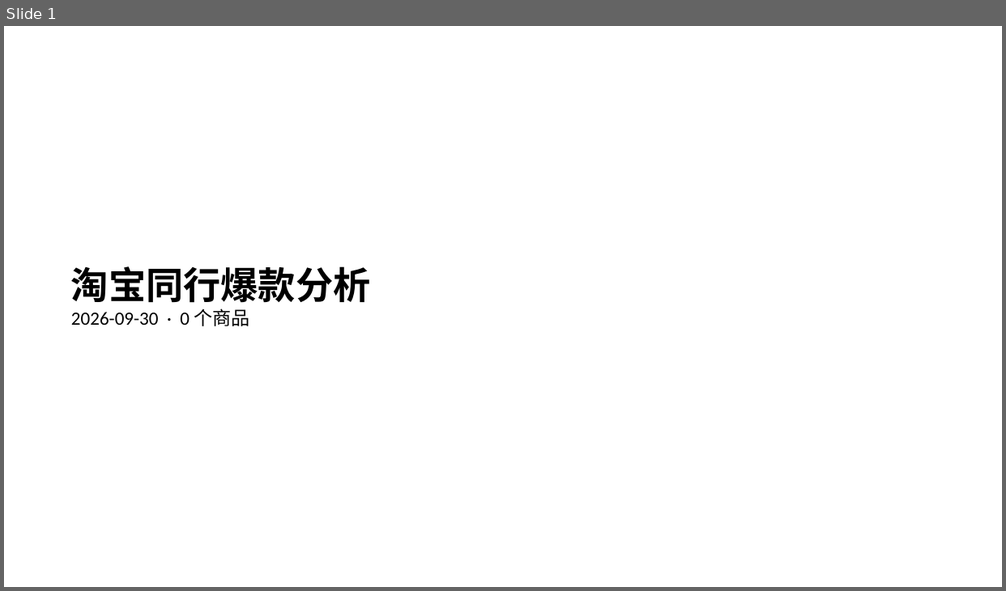
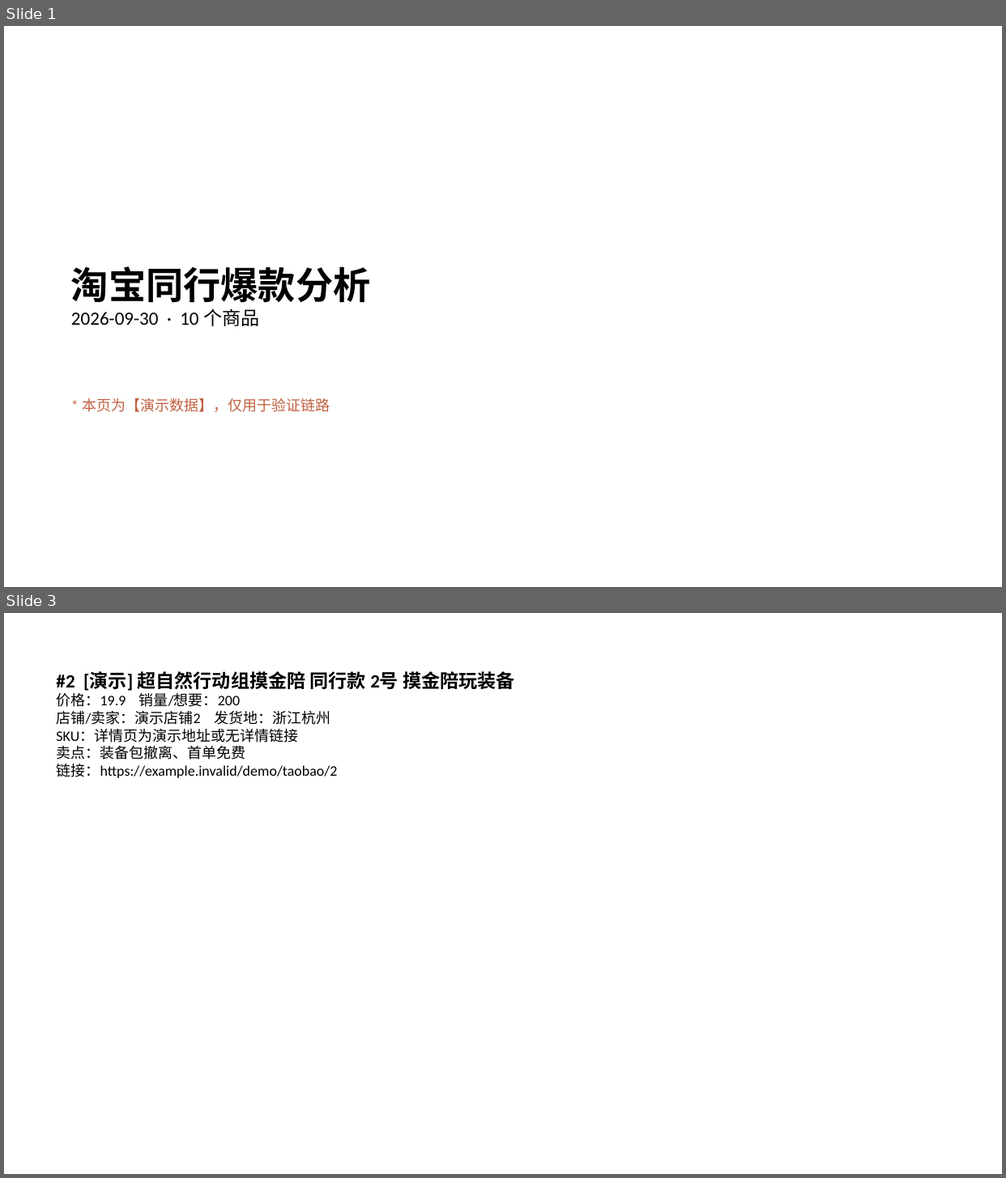
Before and after one commit to 02zhuniu-ship-it/-, a slide deck: archive/2026-09-30/taobao/PPT报告/淘宝同行爆款分析-2026-09-30.pptx. Shown one above the other, each under a label of ours: slide 1 before the commit, slides 1 and 3 after it; the slides between them are not shown. The pictures are 1006x591 and 1006x1178 pixels, drawn with LibreOffice and Linux fonts; fonts in the diff are those of the drawing. Boxes give left, top, right and bottom in pixels: in the first picture for what was removed or moved away, otherwise in the second. Text is boxed around its words. In the diff, an @@ line names an element or a change of style, - is before the commit and + after.

Commit message:
增强失败记录汇总、丰富配置说明、恢复完整演示样例归档

```diff
--- a/archive/2026-09-30/taobao/PPT报告/淘宝同行爆款分析-2026-09-30.pptx
+++ b/archive/2026-09-30/taobao/PPT报告/淘宝同行爆款分析-2026-09-30.pptx
@@ slide 3 added at (4, 613, 1002, 1174), background #FFFFFF @@
@@ text added at (56, 671, 515, 778), 14 pt, text #000000 @@
+#2 [演示] 超自然行动组摸金陪 同行款 2号 摸金陪玩装备
+价格：19.9 销量/想要：200
+店铺/卖家：演示店铺2 发货地：浙江杭州
+SKU：详情页为演示地址或无详情链接
+卖点：装备包撤离、首单免费
+链接：https://example.invalid/demo/taobao/2
@@ slide 1 changed as well @@
@@ text at (71, 309, 259, 327): text changed @@
-2026-09-30 · 0 个商品
+2026-09-30 · 10 个商品
@@ text added at (82, 399, 330, 412), 14 pt, text #C06040 @@
+* 本页为【演示数据】，仅用于验证链路
```
Also in this commit, not shown: 9 other slides added, 21 other files.
